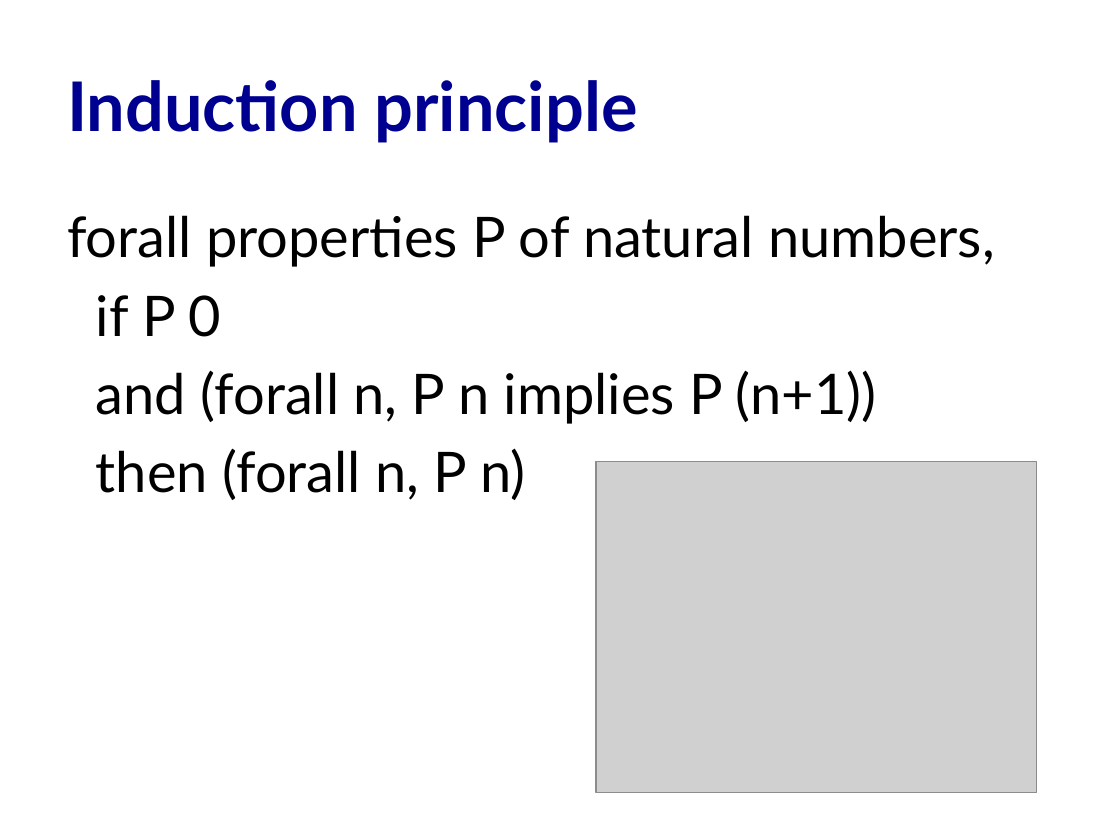
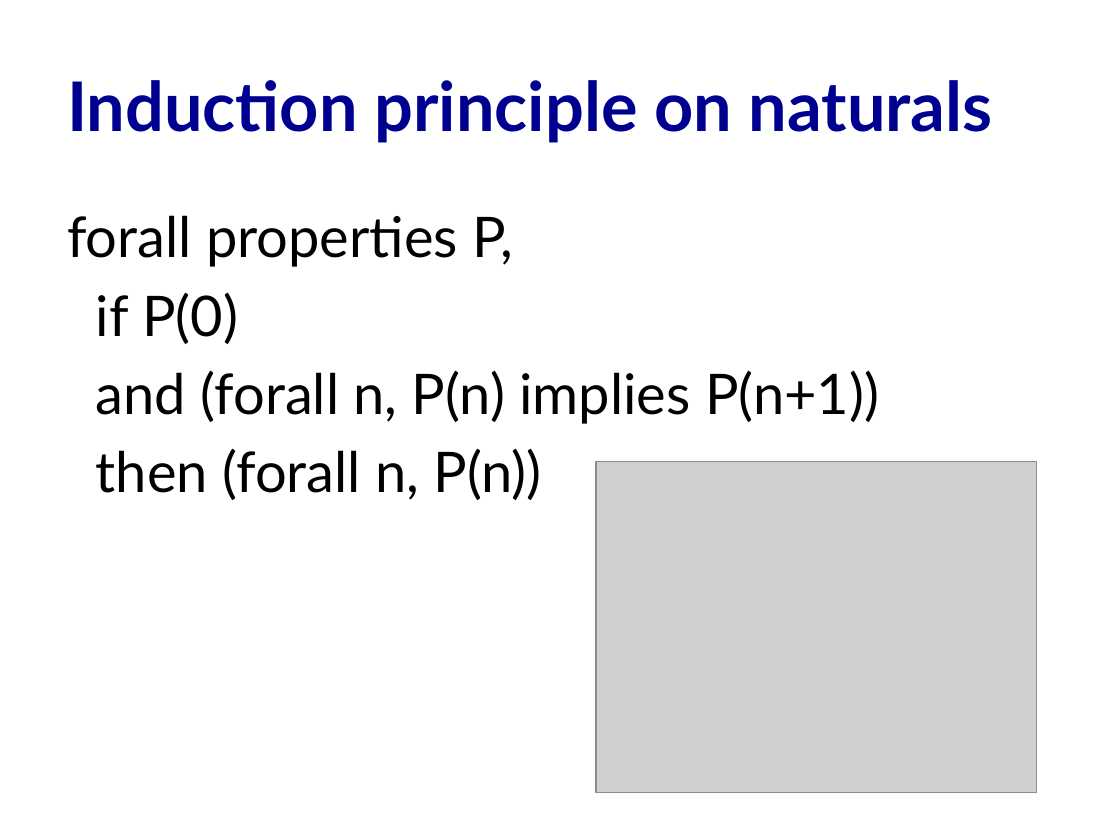
Before and after one commit to cs3110/materials-2019fa, a slide deck: slide 22 of 20-proofs/lec.pptx. Drawn at 1120x840 pixels with LibreOffice and Linux fonts; fonts in the diff are those of the drawing; grey boxes stand for pictures. Boxes give left, top, right and bottom in pixels: in the first picture for what was removed or moved away, otherwise in the second. Text is boxed around its words. In the diff, an @@ line names an element or a change of style, - is before the commit and + after.

```diff
--- a/20-proofs/lec.pptx
+++ b/20-proofs/lec.pptx
@@ title at <box>67,80,993,143</box>: text changed @@
-Induction principle
+Induction principle on naturals
@@ text at <box>67,215,879,500</box>: text changed @@
-forall properties P of natural numbers,
-if P 0
-and (forall n, P n implies P (n+1))
-then (forall n, P n)
+forall properties P,
+if P(0)
+and (forall n, P(n) implies P(n+1))
+then (forall n, P(n))
```
Also in this commit, not shown: 1 other slide changed, 5 slides removed, 7 other files.
